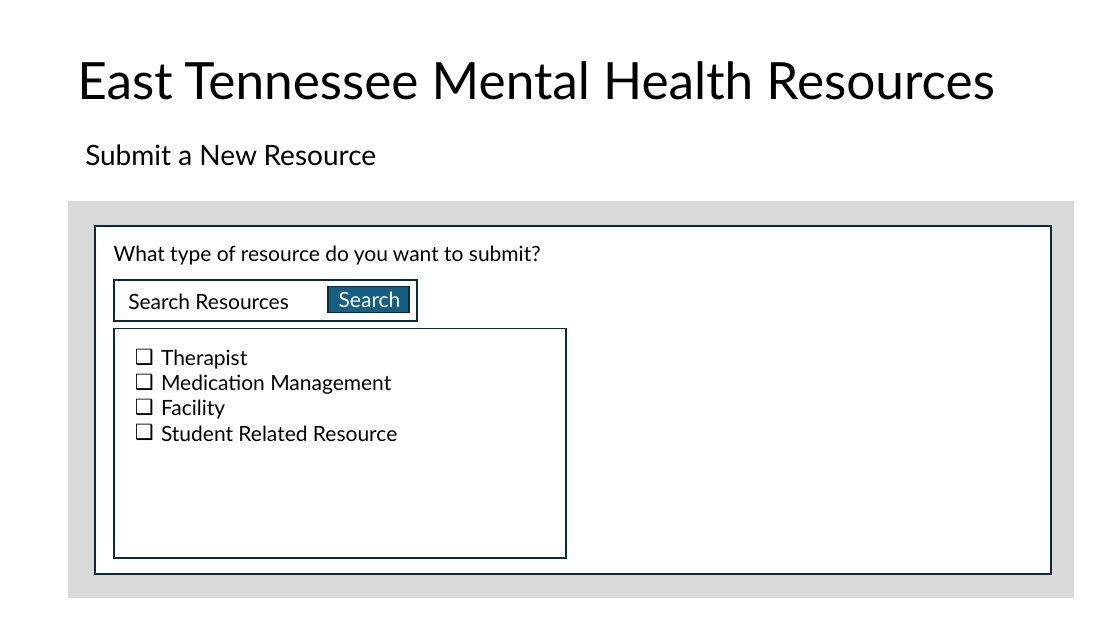
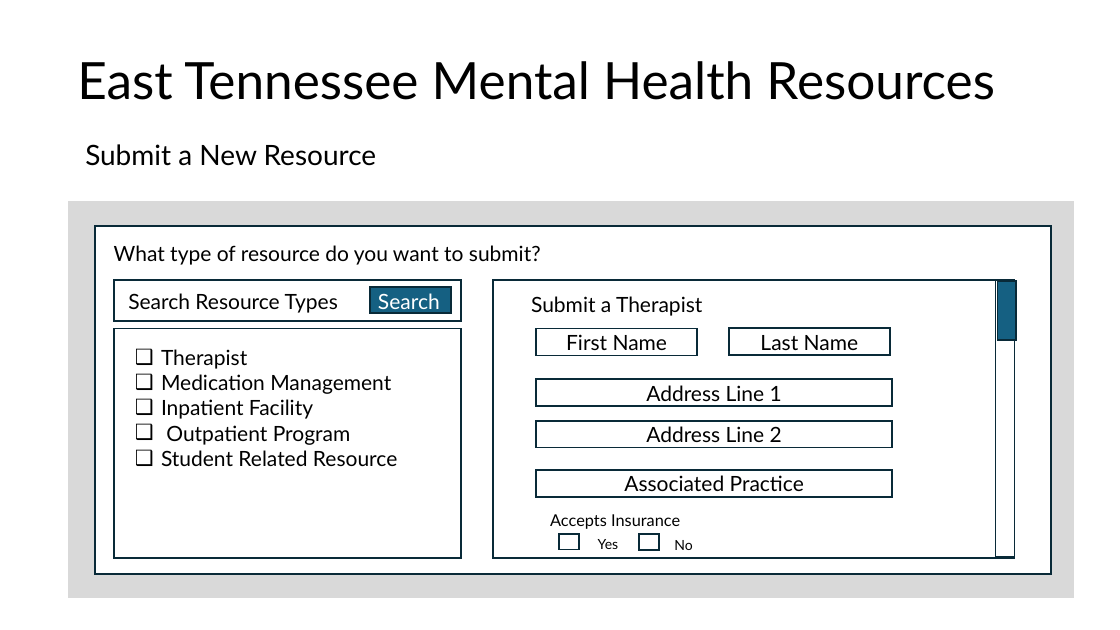
Before and after one commit to ReislerJ/East_TN_MH_Resources, a slide deck: slide 7 of Mock Slides.pptx (slide 6 before the commit). Drawn at 1120x630 pixels with LibreOffice and Linux fonts; fonts in the diff are those of the drawing; background and template pictures are left out. Boxes give left, top, right and bottom in pixels: in the first picture for what was removed or moved away, otherwise in the second. Text is boxed around its words. In the diff, an @@ line names an element or a change of style, - is before the commit and + after.

```diff
--- a/Mock Slides.pptx
+++ b/Mock Slides.pptx
@@ rectangle: place and size @@
-rectangle at bbox=[114, 280, 418, 321]
+rectangle at bbox=[114, 280, 461, 321]
@@ rectangle "Search Resource Types": place and size @@
-rectangle "Search Resource Types" at bbox=[120, 284, 309, 318]
+rectangle "Search Resource Types" at bbox=[120, 284, 355, 318]
@@ text in rectangle at bbox=[128, 293, 338, 313]: text changed @@
-Search Resources
+Search Resource Types
@@ text "Search" rewrapped from bbox=[339, 291, 401, 307] to bbox=[378, 293, 440, 313] @@
@@ rectangle: place and size @@
-rectangle at bbox=[329, 287, 410, 313]
+rectangle at bbox=[370, 287, 451, 313]
@@ rectangle added at bbox=[493, 280, 1015, 559], fill #FFFFFF, outline #092A39 1.5 pt @@
@@ text added at bbox=[531, 296, 702, 316], 18 pt, text #000000 @@
+Submit a Therapist
@@ rectangle added at bbox=[996, 280, 1014, 557], fill #FFFFFF, outline #092A39 1.5 pt @@
@@ rectangle added at bbox=[997, 281, 1016, 340], fill #156082, outline #092A39 1.5 pt @@
@@ rectangle: place and size @@
-rectangle at bbox=[114, 329, 566, 558]
+rectangle at bbox=[114, 329, 461, 558]
@@ rectangle added at bbox=[536, 329, 697, 355], fill #FFFFFF, outline #092A39 1.5 pt, 18 pt, text #000000 @@
+First Name
@@ rectangle added at bbox=[729, 329, 890, 355], fill #FFFFFF, outline #092A39 1.5 pt, 18 pt, text #000000 @@
+Last Name
@@ rectangle added at bbox=[536, 379, 891, 406], fill #FFFFFF, outline #092A39 1.5 pt, 18 pt, text #000000 @@
+Address Line 1
@@ text at bbox=[161, 399, 351, 445]: text changed @@
-❑ Facility
+❑ Inpatient Facility
+❑ Outpatient Program
@@ rectangle added at bbox=[536, 421, 891, 448], fill #FFFFFF, outline #092A39 1.5 pt, 18 pt, text #000000 @@
+Address Line 2
@@ rectangle added at bbox=[537, 471, 892, 497], fill #FFFFFF, outline #092A39 1.5 pt, 18 pt, text #000000 @@
+Associated Practice
@@ text added at bbox=[550, 514, 680, 529], 14 pt, text #000000 @@
+Accepts Insurance
@@ rectangle added at bbox=[559, 534, 579, 550], fill #FFFFFF, outline #092A39 1.5 pt @@
@@ text added at bbox=[598, 539, 619, 549], 12 pt, text #000000 @@
+Yes
@@ rectangle added at bbox=[639, 534, 660, 550], fill #FFFFFF, outline #092A39 1.5 pt @@
@@ text added at bbox=[674, 540, 692, 550], 12 pt, text #000000 @@
+No
```
Also in this commit, not shown: 5 other slides changed, 2 slides added, 2 other files.
